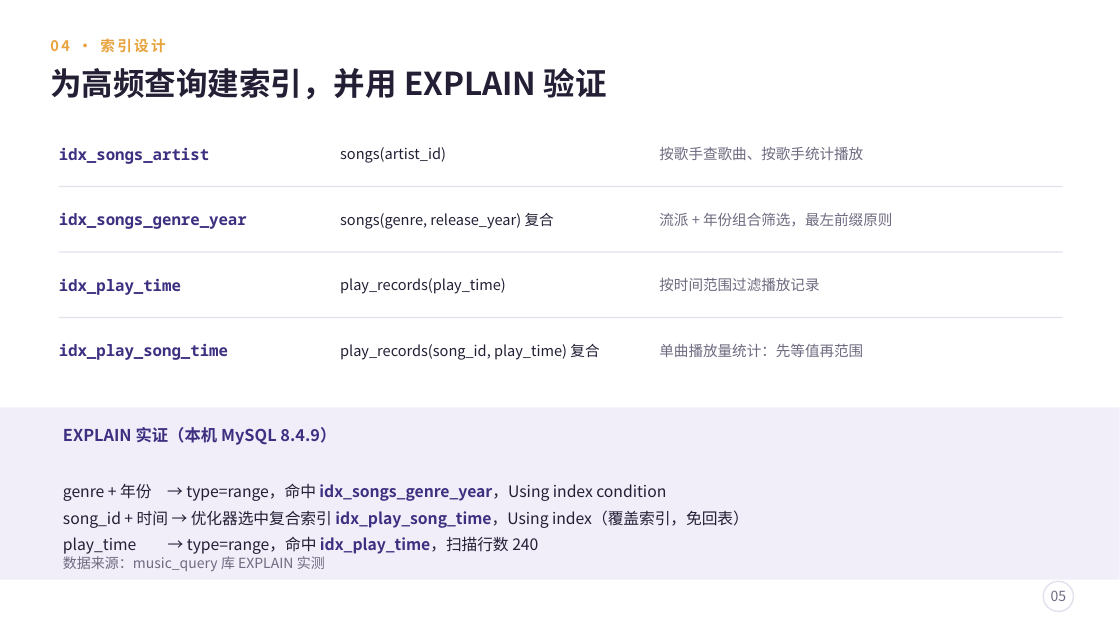
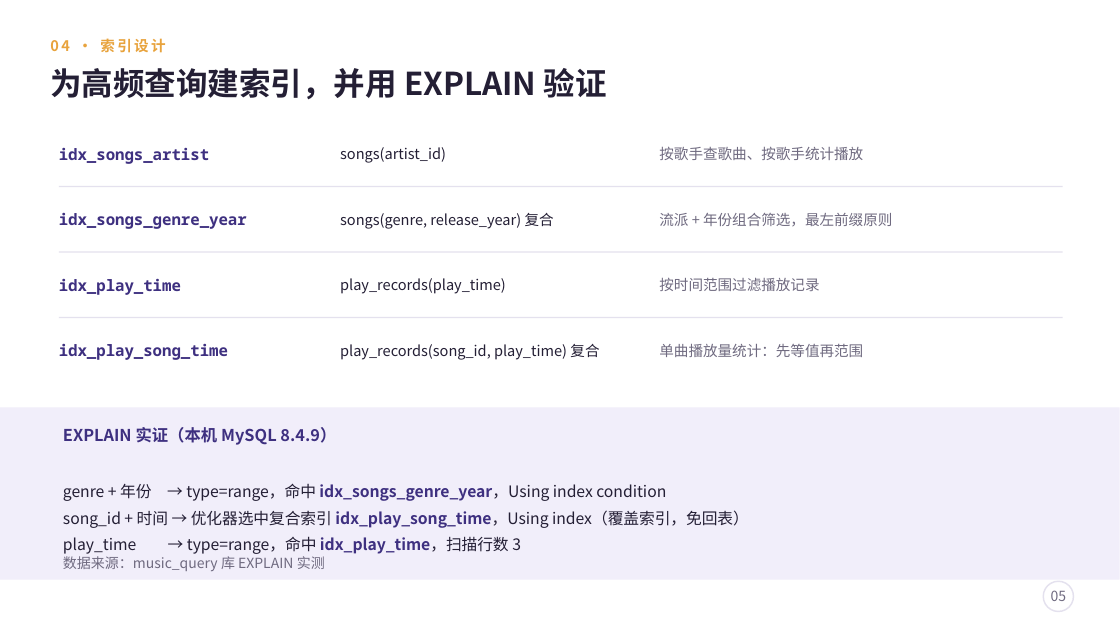
Before and after one commit to rcwhlf/musicquery-agent, a slide deck: slide 5 of MusicQuery-Agent-答辩.pptx. Drawn at 1120x630 pixels with LibreOffice and Linux fonts; fonts in the diff are those of the drawing. Boxes give left, top, right and bottom in pixels: in the first picture for what was removed or moved away, otherwise in the second. Text is boxed around its words. In the diff, an @@ line names an element or a change of style, - is before the commit and + after.

```diff
--- a/MusicQuery-Agent-答辩.pptx
+++ b/MusicQuery-Agent-答辩.pptx
@@ text at (63, 536, 521, 554): text changed @@
-play_time → type=range，命中 idx_play_time，扫描行数 240
+play_time → type=range，命中 idx_play_time，扫描行数 3
```
Also in this commit, not shown: 4 other slides changed, 53 other files.
